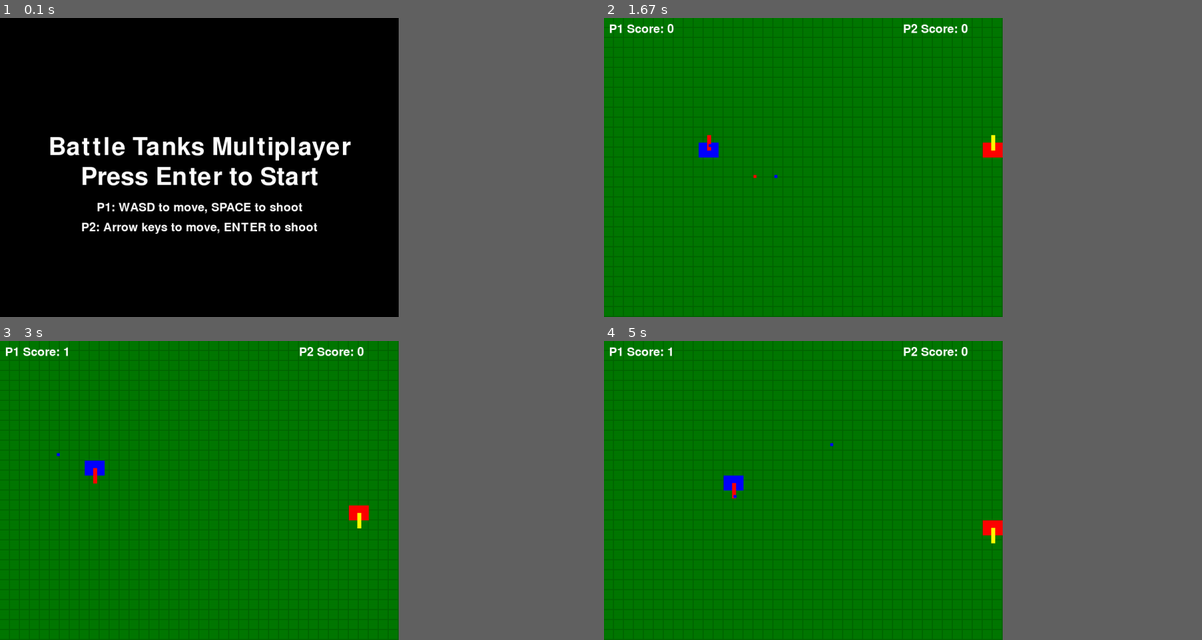
Above: before the commit, frames 1-4 (two rows, left to right).
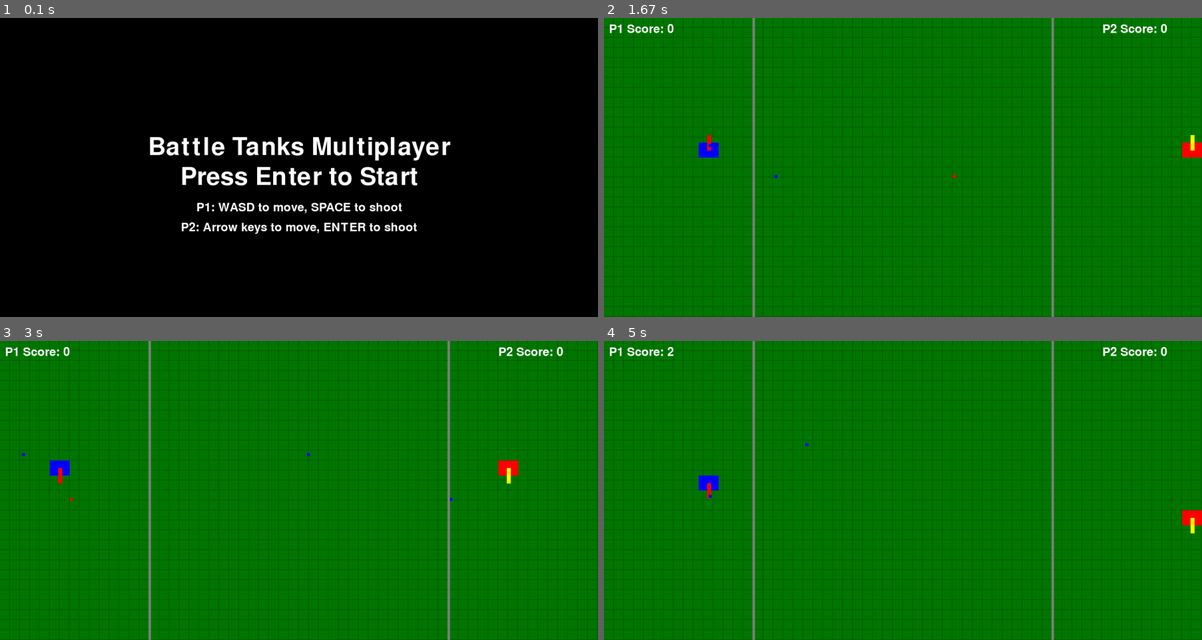
Above: after the commit, the same moments.

Repository: cassiel-st4vr0s/lpc2024
Game: pygame game, started from atividade005/main.py
The game is run twice, just before and just after one commit, with the same random seed, the same clock (stepped at 60 frames per second) and the same inputs.
Inputs:
- Up to frame 1 (0.1 s): no input
- Up to frame 2 (1.67 s): tap Enter at 0.33, 0.67 s; hold Right 1-1.47 s; hold D 1-1.47 s; tap Space at 1.07, 1.37, 1.57 s; hold Up from 1.5 s (still down); hold W from 1.5 s (still down)
- Up to frame 3 (3 s): release Up at 1.8 s; release W at 1.8 s; hold Right 1.83-2.3 s; hold D 1.83-2.3 s; tap Space at 1.9, 2.2, 2.4, 2.7, 2.97 s; hold Left 2.33-2.87 s; hold A 2.33-2.87 s; hold Down from 2.9 s (still down); hold S from 2.9 s (still down)
- Up to frame 4 (5 s): release Down at 3.2 s; release S at 3.2 s; hold Left 3.23-3.63 s; hold A 3.23-3.63 s; tap Space at 3.3, 3.6, 3.73, 4.13, 4.43, 4.8 s; hold Up 3.67-4.03 s; hold W 3.67-4.03 s; hold Right 4.07-4.7 s; hold D 4.07-4.7 s; hold Down from 4.73 s (still down); hold S from 4.73 s (still down)
In our replay, the window is 600x450 before the commit and 900x450 after it. These sizes can differ from the game's own. Grey fills any space a smaller window leaves; there, only what the larger window draws over its background counts as a difference.

The runs differ from the first frame. In frame 1, 5.9% of the frame differs, in the area x 8-76%, y 39-73%; in frame 2, 1.9%; in frame 3, 2.3%; in frame 4, 2.3%.

Commit message:
added the movement areas of each player

Diff:
--- a/atividade005/main.py
+++ b/atividade005/main.py
@@ -8,7 +8,7 @@
 pygame.mixer.init()
 
 # Screen setup
-SCREEN_WIDTH, SCREEN_HEIGHT = 800, 600
+SCREEN_WIDTH, SCREEN_HEIGHT = 1200, 600  # Aumentado para 1200 pixels de largura
 screen = pygame.display.set_mode((SCREEN_WIDTH, SCREEN_HEIGHT))
 pygame.display.set_caption("Battle Tanks Multiplayer")
 
@@ -20,6 +20,7 @@
 YELLOW = (255, 255, 0)
 GREEN = (0, 255, 0)
 NAVY_BLUE = (21, 52, 72)
+GRAY = (128, 128, 128)
 
 # Initial positions
 PLAYER1_INITIAL_POS = (50, SCREEN_HEIGHT // 2)
@@ -89,6 +90,12 @@
     if keys[down]:
         new_rect.y += player["speed"]
         new_direction.y = 1
+
+    # Limitar movimento até a linha mais próxima
+    if player == player1:
+        new_rect.x = min(new_rect.x, SCREEN_WIDTH // 4 - player["rect"].width)  # Limite à esquerda
+    elif player == player2:
+        new_rect.x = max(new_rect.x, 3 * SCREEN_WIDTH // 4)  # Limite à direita
 
     new_rect.clamp_ip(pygame.Rect(0, 0, SCREEN_WIDTH, SCREEN_HEIGHT))
     player["rect"] = new_rect
@@ -131,6 +138,11 @@
             break
     return None
 
+def draw_boundaries():
+    # Draw sector boundaries
+    pygame.draw.line(screen, GRAY, (SCREEN_WIDTH // 4, 0), (SCREEN_WIDTH // 4, SCREEN_HEIGHT), 5)
+    pygame.draw.line(screen, GRAY, (3 * SCREEN_WIDTH // 4, 0), (3 * SCREEN_WIDTH // 4, SCREEN_HEIGHT), 5)
+
 def respawn_player(player):
     if player == player1:
         player["rect"].topleft = PLAYER1_INITIAL_POS
@@ -183,6 +195,8 @@
     score_text2 = font.render(f"P2 Score: {player2['score']}", True, WHITE)
     screen.blit(score_text1, (10, 10))
     screen.blit(score_text2, (SCREEN_WIDTH - 200, 10))
+
+    draw_boundaries()
 
 def show_start_screen():
     screen.fill(BLACK)
